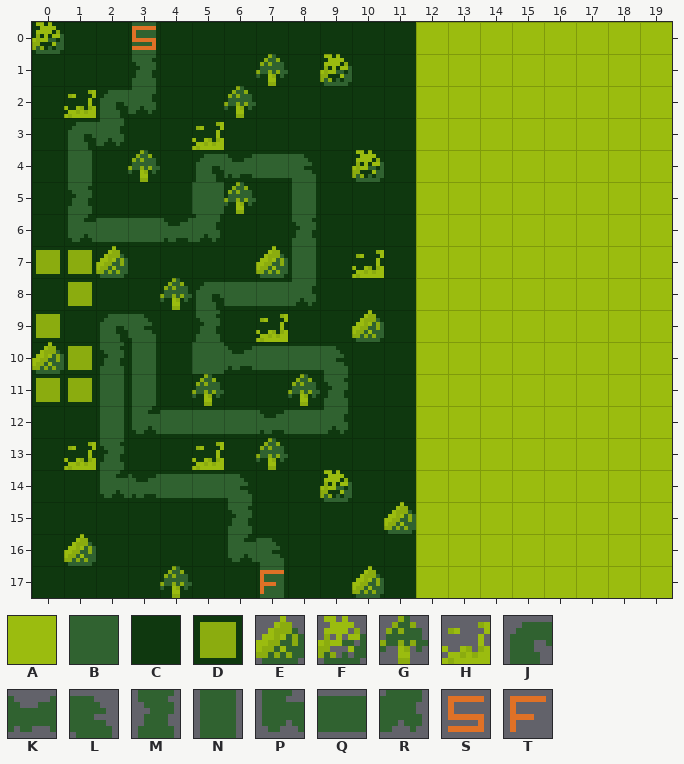
Level history. Tiled map: assets/maps/Map3.tmx. Above, as it was before the edit.
Cells are 8x8 px. Shown: x 0..19, y 0..17.
Key: from "Basic": A 0, B 2, C 3, D 9, E 16, F 17, G 18, H 24, J 45, K 46, L 47, M 53, N 55, P 61, Q 62, R 63; from "Metadata": S 4 "start", T 5 "finish".
_ is an empty cell, # one hidden under a higher layer.
Layer "Background" before, first column x 0:
 0 CCCCCCCCCCCCAAAAAAAA
 1 CCCCCCCCCCCCAAAAAAAA
 2 CCCCCCCCCCCCAAAAAAAA
 3 CCCCCCCCCCCCAAAAAAAA
 4 CCCCCCCCCCCCAAAAAAAA
 5 CCCCC#CCCCCCAAAAAAAA
 6 CCCCCCCCCCCCAAAAAAAA
 7 DDCCCCCCCCCCAAAAAAAA
 8 CDCCCCCCCCCCAAAAAAAA
 9 DCCCCCCCCCCCAAAAAAAA
10 CDCCC#CCCCCCAAAAAAAA
11 DDCCCCCCCCCCAAAAAAAA
12 CCCCCCCCCCCCAAAAAAAA
13 CCCCCCCCCCCCAAAAAAAA
14 CCCCCCCCCCCCAAAAAAAA
15 CCCCCCCCCCCCAAAAAAAA
16 CCCCCCCCCCCCAAAAAAAA
17 CCCCCCCCCCCCAAAAAAAA
Layer "Foreground" before, first column x 0:
 0 F__N________________
 1 ___M___G_F__________
 2 _HJR__G_____________
 3 _JR__H______________
 4 _N_G_JKQL_F_________
 5 _M___BG_N___________
 6 _PQQKR__M___________
 7 __E____EN_H_________
 8 ____GJQQR___________
 9 __JL_M_H__E_________
10 E_MN_BKQQL__________
11 __NN_G__GM__________
12 __NPQQQKQR__________
13 _HM__H_G____________
14 __PKQQL__F__________
15 ______M____E________
16 _E____PL____________
17 ____G__N__E_________
Once edited:
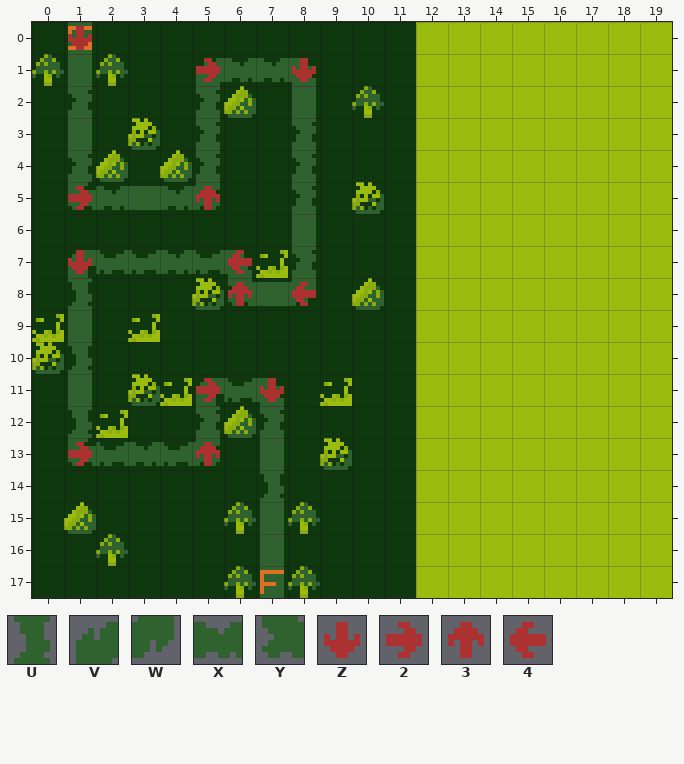
Further tiles: from "Basic": U 46 turned 270, V 47 turned 270, W 47 turned 90, X 53 turned 90, Y 63 turned 90; from "Metadata": Z 0 "direction", 2 1 "direction", 3 2 "direction", 4 3 "direction".
Tiles of an added or newly shown layer are drawn over the layers below it.
Diff:
Changed rows in their new state; . is an unchanged cell.
Layer "Background":
first column x 0:
 7 CC
 8 .C
 9 C.
10 .C
11 CC
Layer "Foreground":
first column x 0:
 0 _N._........
 1 GNG_.VXXL_..
 2 .M__.ME.N.G.
 3 .N_F.M..M...
 4 .ME_EM__M._.
 5 .PXQXR_.M.F.
 6 ._____..N...
 7 .JKKXKLHM._.
 8 .U.._FY.W.E.
 9 HN_H._._.._.
10 FU__._____..
11 .N_FHJKL_H..
12 .UH__MEM__..
13 .PKXKR.N.F..
14 .._____U._..
15 .E....GNG.._
16 ._G..._N....
17 ...._.G.G._.
Layer "Metadata":
first column x 1:
 0 S._
Layer "Directions" (now shown):
first column x 1:
 0 Z.......
 1 ....2..Z
first column x 1:
 5 2...3...
 7 Z....4..
 8 .....3.4
11 ....2.Z.
13 2...3...
Boxes around the changes in both pictures, in picture pixels (x1, y1, x2, y2):
changed: (32, 22, 384, 598)
removed: (384, 502, 416, 534)
